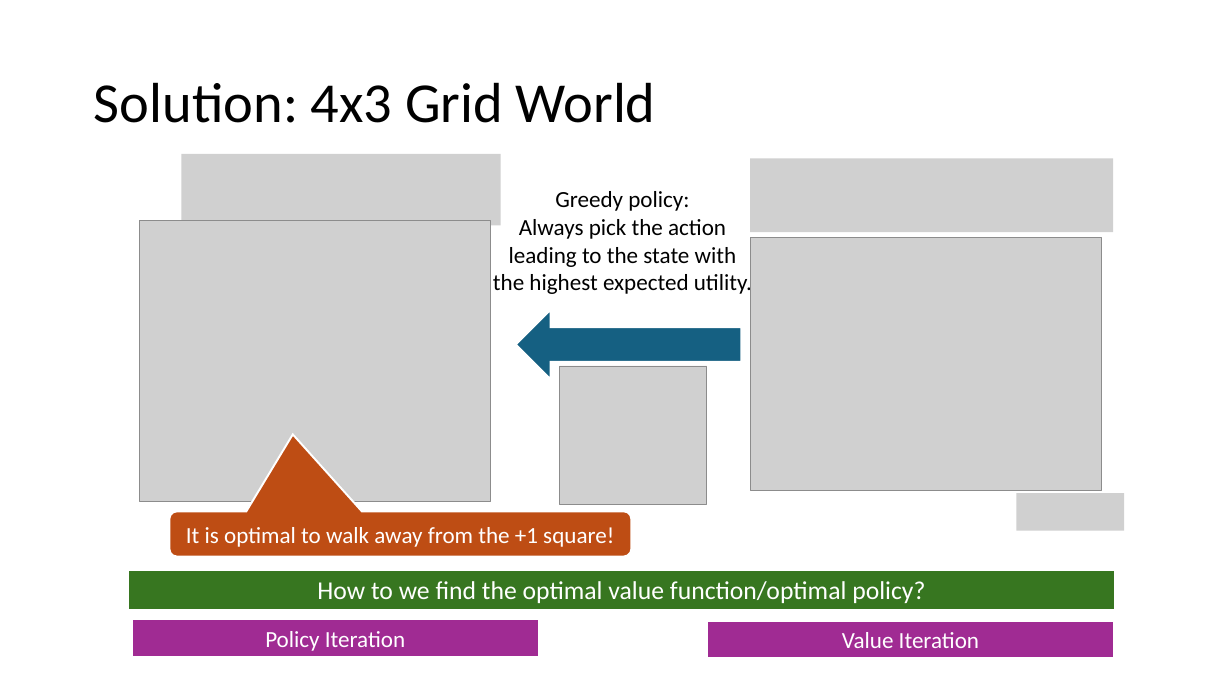
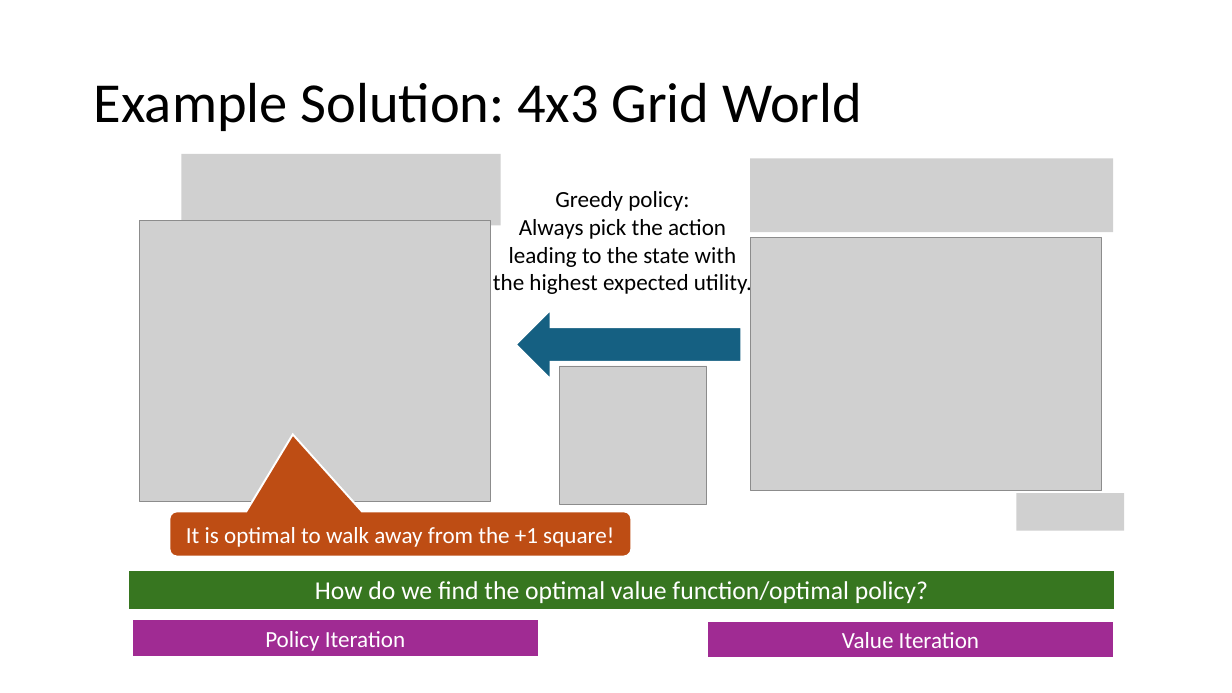
Before and after one commit to mhahsler/CS7320-AI, a slide deck: slide 9 of slides/22_Reinforcement_Learning.pptx. Drawn at 1232x693 pixels with LibreOffice and Linux fonts; fonts in the diff are those of the drawing; grey boxes stand for pictures. Boxes give left, top, right and bottom in pixels: in the first picture for what was removed or moved away, otherwise in the second. Text is boxed around its words. In the diff, an @@ line names an element or a change of style, - is before the commit and + after.

```diff
--- a/slides/22_Reinforcement_Learning.pptx
+++ b/slides/22_Reinforcement_Learning.pptx
@@ title at box(94, 82, 862, 131): text changed @@
-Solution: 4x3 Grid World
+Example Solution: 4x3 Grid World
@@ text in rectangle at box(315, 581, 928, 603): text changed @@
-How to we find the optimal value function/optimal policy?
+How do we find the optimal value function/optimal policy?
```
Also in this commit, not shown: 14 other slides changed, 1 other file.
